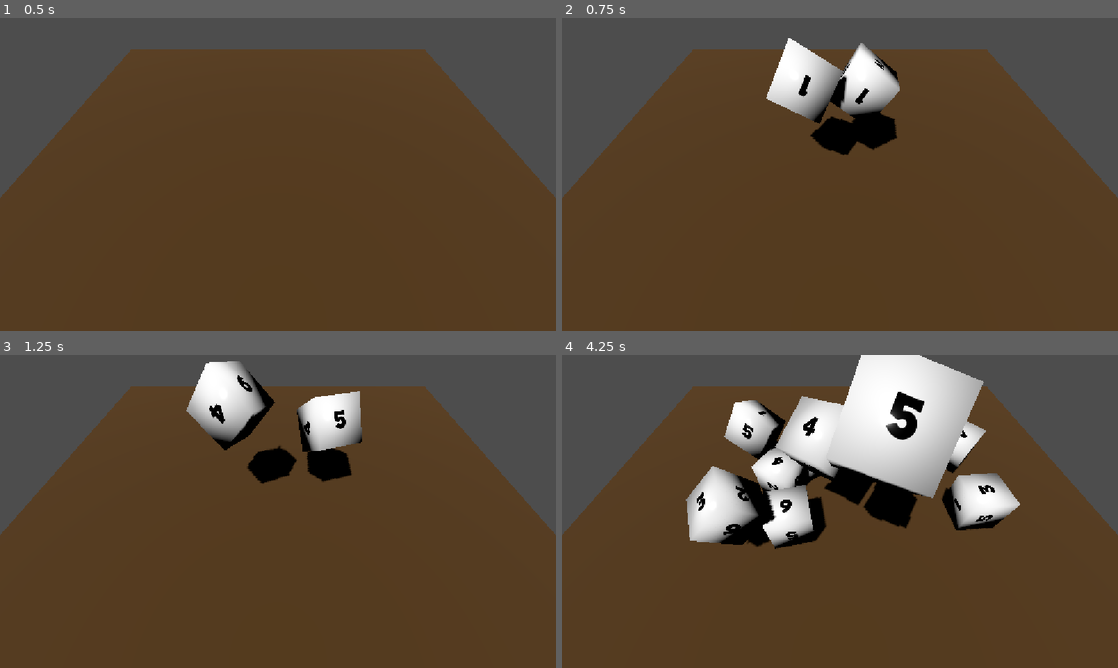
Above: before the commit, frames 1-4 (two rows, left to right).
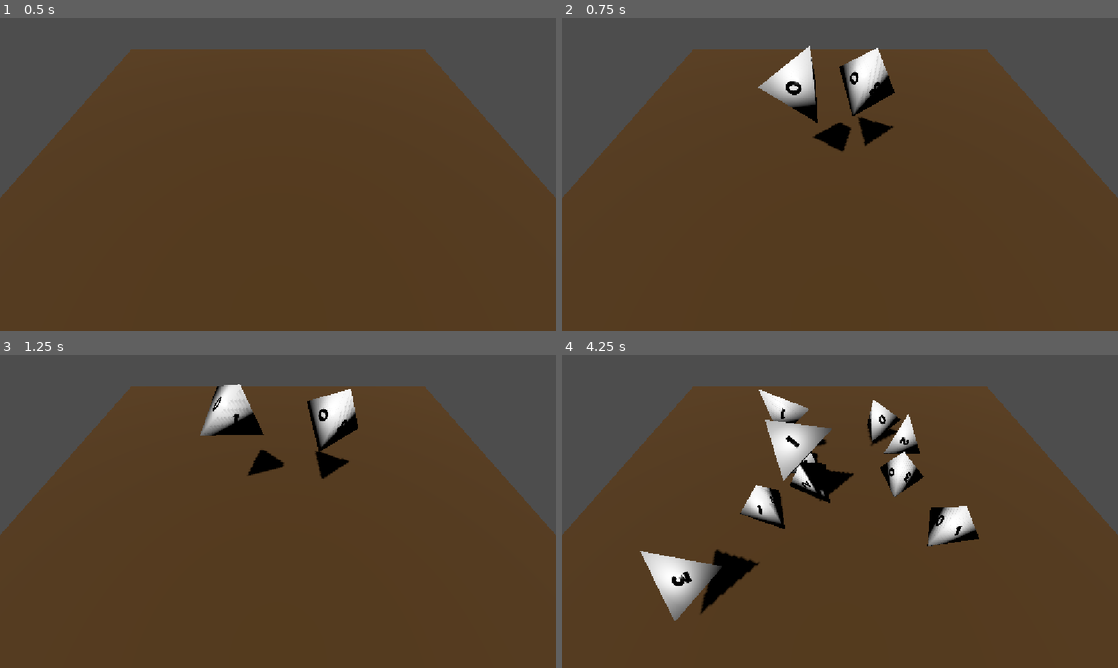
Above: after the commit, the same moments.

Repository: MagicNube/Burn-The-Dice
Game: Godot game, scene res://modules/environment/table.tscn
Same seed, same stepped clock (60 frames per second), same inputs: the game is played once before the commit and once after it.
Inputs (mouse positions are in pixels of both pictures, inside the frame that each line leads up to):
- Up to frame 1 (0.5 s): no input
- Up to frame 2 (0.75 s): tap Enter (ui_accept) at 0.5 s; move the mouse to (962, 158) at 0.52 s; hold Enter (ui_accept) from 0.53 s (still down); click (962, 158) at 0.67 s
- Up to frame 3 (1.25 s): keep holding Enter (ui_accept)
- Up to frame 4 (4.25 s): move the mouse to (728, 527) at 1.27 s; release Enter (ui_accept) at 1.28 s; tap Enter (ui_accept) at 1.35, 1.52, 1.82, 2.85, 3.02, 3.32 s; click (728, 527) at 1.42 s; move the mouse to (895, 442) at 2.02 s; hold Enter (ui_accept) 2.03-2.78 s; click (895, 442) at 2.17 s; move the mouse to (812, 574) at 2.77 s; click (812, 574) at 2.92 s; move the mouse to (1006, 558) at 3.52 s; hold Enter (ui_accept) from 3.53 s (still down); click (1006, 558) at 3.67 s

Frame 1 is identical in both runs. In frame 2, 4.0% of the frame differs, in the area x 35-61%, y 6-44%; in frame 3, 4.7%; in frame 4, 24%, in the area x 14-83%, y 0-85%.

Commit message:
wip Dibujar correctamente las caras del d4

Diff:
--- /dev/null
+++ b/core/enums/die_type.gd
@@ -0,0 +1,9 @@
+class_name DieType
+enum Type
+
+{
+	D4,
+	D6,
+	D8,
+	D10
+}
--- /dev/null
+++ b/core/enums/element.gd
@@ -0,0 +1,9 @@
+class_name Element
+
+enum Type
+
+{
+	FIRE,
+	WATER,
+	NEUTRAL
+}
--- /dev/null
+++ b/modules/dice/data/blueprints/d10.tres
@@ -0,0 +1,11 @@
+[gd_resource type="Resource" script_class="DieBlueprint" format=3 uid="uid://4x4hfeop7xyu"]
+
+[ext_resource type="Script" uid="uid://c3wkq3a6r4xe6" path="res://modules/dice/data/blueprints/die_blueprint.gd" id="1_kgql4"]
+
+[resource]
+script = ExtResource("1_kgql4")
+die_name = "D10 TEST"
+die_type = 1
+is_combustible = false
+faces = Array[String](["1", "2", "3", "4", "5", "6", "6", "7", "8", "9"])
+metadata/_custom_type_script = "uid://c3wkq3a6r4xe6"
--- /dev/null
+++ b/modules/dice/data/blueprints/d8.tres
@@ -0,0 +1,10 @@
+[gd_resource type="Resource" script_class="DieBlueprint" format=3 uid="uid://5dhlxjjtmlhd"]
+
+[ext_resource type="Script" uid="uid://c3wkq3a6r4xe6" path="res://modules/dice/data/blueprints/die_blueprint.gd" id="1_mq4r8"]
+
+[resource]
+script = ExtResource("1_mq4r8")
+die_name = "D8 TEST"
+die_type = 2
+faces = Array[String](["1", "2", "3", "4", "5", "6", "7", "8"])
+metadata/_custom_type_script = "uid://c3wkq3a6r4xe6"
--- /dev/null
+++ b/modules/dice/data/blueprints/dado_ascuas.tres
@@ -0,0 +1,11 @@
+[gd_resource type="Resource" script_class="DieBlueprint" format=3 uid="uid://dq51wrd478l80"]
+
+[ext_resource type="Script" uid="uid://c3wkq3a6r4xe6" path="res://modules/dice/data/blueprints/die_blueprint.gd" id="1_j3u0o"]
+
+[resource]
+script = ExtResource("1_j3u0o")
+die_name = "Dado de Ascuas"
+die_type = 1
+is_combustible = false
+faces = Array[String](["1", "2", "3", "4", "5", "6"])
+metadata/_custom_type_script = "uid://c3wkq3a6r4xe6"
--- /dev/null
+++ b/modules/dice/data/blueprints/dado_base_agua.tres
@@ -0,0 +1,9 @@
+[gd_resource type="Resource" script_class="DieBlueprint" format=3 uid="uid://bvvh5lndmtthu"]
+
+[ext_resource type="Script" uid="uid://c3wkq3a6r4xe6" path="res://modules/dice/data/blueprints/die_blueprint.gd" id="1_v2pqy"]
+
+[resource]
+script = ExtResource("1_v2pqy")
+die_name = "Dado Base de Fuego"
+faces = Array[String](["1", "2", "3", "4"])
+metadata/_custom_type_script = "uid://c3wkq3a6r4xe6"
--- /dev/null
+++ b/modules/dice/data/blueprints/dado_base_fuego.tres
@@ -0,0 +1,10 @@
+[gd_resource type="Resource" script_class="DieBlueprint" format=3 uid="uid://bkapncxjx52tq"]
+
+[ext_resource type="Script" uid="uid://c3wkq3a6r4xe6" path="res://modules/dice/data/blueprints/die_blueprint.gd" id="1_6plo2"]
+
+[resource]
+script = ExtResource("1_6plo2")
+die_name = "Dado Base de Agua"
+element = 1
+faces = Array[String](["1", "2", "3", "4"])
+metadata/_custom_type_script = "uid://c3wkq3a6r4xe6"
--- /dev/null
+++ b/modules/dice/data/blueprints/die_blueprint.gd
@@ -0,0 +1,62 @@
+class_name DieBlueprint
+extends Resource
+
+@export var die_name: String
+
+@export var die_type: DieType.Type:
+	set(value):
+		die_type = value
+		if not is_rigged:
+			faces = _default_faces()
+		notify_property_list_changed()
+
+@export var element: Element.Type
+
+@export var is_combustible: bool = true:
+	set(value):
+		is_combustible = value
+		if not value:
+			special_effect = ""
+		notify_property_list_changed()
+
+@export_multiline var special_effect: String
+
+@export var is_rigged: bool = false:
+	set(value):
+		is_rigged = value
+		if value and faces.is_empty():
+			faces = _default_faces()
+		notify_property_list_changed()
+
+@export var faces: Array[String]
+
+func get_faces() -> Array[String]:
+	if is_rigged:
+		return faces
+	return _default_faces()
+
+func _default_faces() -> Array[String]:
+	var result: Array[String] = []
+	var count: int = 0
+
+	match die_type:
+		DieType.Type.D4:
+			count = 4
+		DieType.Type.D6:
+			count = 6
+		DieType.Type.D8:
+			count = 8
+		DieType.Type.D10:
+			count = 10
+
+	for i in count:
+		result.append(str(i + 1))
+
+	return result
+
+func _validate_property(property: Dictionary) -> void:
+	if property.name == "special_effect" and not is_combustible:
+		property.usage = PROPERTY_USAGE_NO_EDITOR
+
+	if property.name == "faces" and not is_rigged:
+		property.usage = PROPERTY_USAGE_NO_EDITOR
--- a/modules/dice/data/definitions/dice_definition.gd
+++ b/modules/dice/data/definitions/dice_definition.gd
@@ -3,21 +3,13 @@
 
 @export var geometry: Array[FaceGeometry] = []
 
-func get_winning_face_id(markers: Array[MarkerFace]) -> Array[int]:
+func get_winning_face_id(markers: Array[MarkerFace]) -> int:
 	var highest = -INF
 	var winner = -1
-
-	var lowest = markers[0].global_position.y
-	var lower = markers[0]
 
 	for marker in markers:
 		if marker.global_position.y > highest:
 			highest = marker.global_position.y
 			winner = marker.id
 
-	# Temporal -> Comprobar opuestos
-		if marker.global_position.y < lowest:
-			lowest = marker.global_position.y
-			lower = marker.id
-
-	return [winner, lower]
+	return winner
--- a/modules/dice/data/registry/dice_registry.gd
+++ b/modules/dice/data/registry/dice_registry.gd
@@ -1,12 +1,12 @@
 class_name DiceRegistry
 extends RefCounted
 
-static func get_definition(type: String) -> DiceDefinition:
+static func get_definition(type: DieType.Type) -> DiceDefinition:
 	var def = DiceDefinition.new()
 	var geometry_list: Array[FaceGeometry] = []
 
 	match type:
-		"d6":
+		DieType.Type.D6:
 			geometry_list = [
 				FaceGeometry.new(Vector3(0.0000, 0.0000, 0.7004), Vector2(0.1667, 0.8333), 90.00),
 				FaceGeometry.new(Vector3(0.0000, 0.0000, -0.7004), Vector2(0.5000, 0.8333), 90.00),
@@ -15,14 +15,14 @@
 				FaceGeometry.new(Vector3(0.7004, 0.0000, 0.0000), Vector2(0.1667, 0.1667), 90.00),
 				FaceGeometry.new(Vector3(-0.7004, 0.0000, 0.0000), Vector2(0.5000, 0.1667), -180.00)
 			]
-		"d4":
+		DieType.Type.D4:
 			geometry_list = [
 				FaceGeometry.new(Vector3(-0.3914, 0.0000, 0.1218), Vector2(0.1405, 0.7636), 150.71),
 				FaceGeometry.new(Vector3(0.1957, -0.2946, 0.1218), Vector2(0.7249, 0.7342), -149.34),
 				FaceGeometry.new(Vector3(0.0000, 0.0000, -0.3655), Vector2(0.1409, 0.2808), 36.71),
 				FaceGeometry.new(Vector3(0.1957, 0.2946, 0.1218), Vector2(0.7139, 0.2361), -145.97)
 			]
-		"d8":
+		DieType.Type.D8:
 			geometry_list = [
 				FaceGeometry.new(Vector3(-0.3454, -0.3454, -0.3454), Vector2(0.0992, 0.8333), -90.00),
 				FaceGeometry.new(Vector3(0.3454, -0.3454, -0.3454), Vector2(0.3898, 0.8333), 150.00),
@@ -33,7 +33,7 @@
 				FaceGeometry.new(Vector3(-0.3454, 0.3454, 0.3454), Vector2(0.3898, 0.1667), -90.00),
 				FaceGeometry.new(Vector3(0.3454, 0.3454, -0.3454), Vector2(0.6804, 0.1667), 30.00)
 			]
-		"d10":
+		DieType.Type.D10:
 			geometry_list = [
 				FaceGeometry.new(Vector3(-0.4733, -0.3438, -0.3618), Vector2(0.6651, 0.8498), 121.70),
 				FaceGeometry.new(Vector3(0.4733, -0.3438, 0.3618), Vector2(0.1341, 0.7627), 26.58),
--- /dev/null
+++ b/modules/dice/logic/d4_logic.gd
@@ -0,0 +1,15 @@
+class_name D4Logic
+extends RefCounted
+
+static func build_face_map(bottom_face: int, face_count: int) -> Dictionary:
+	var visible: Array[int] = []
+
+	for i in range(face_count):
+		if i != bottom_face:
+			visible.append(i)
+
+	return {
+		visible[0]: [bottom_face, visible[1], visible[2]],
+		visible[1]: [bottom_face, visible[2], visible[0]],
+		visible[2]: [bottom_face, visible[0], visible[1]]
+	}
--- a/modules/dice/runtime/dice.gd
+++ b/modules/dice/runtime/dice.gd
@@ -10,10 +10,14 @@
 var _markers: Array[MarkerFace] = []
 
 func _ready() -> void:
-	definition = DiceRegistry.get_definition("d6")
-	content = DiceRegistry.create_single_value_content([1, 6, 5, 2, 3, 4])
+	sub_viewport.render_target_update_mode = SubViewport.UPDATE_ALWAYS
+	sleeping_state_changed.connect(_on_sleeping_state_changed)
 
-	sub_viewport.render_target_update_mode = SubViewport.UPDATE_ALWAYS
+func initialize(blueprint: DieBlueprint) -> void:
+	var die_type: DieType.Type = blueprint.die_type
+
+	definition = DiceRegistry.get_definition(die_type)
+	content = DiceRegistry.create_single_value_content(blueprint.get_faces())
 
 	if definition != null:
 		for geo in definition.geometry:
@@ -24,15 +28,13 @@
 			_markers.append(marker)
 
 	if definition != null and content != null:
-		face_controller.setup_faces(definition, content)
+		face_controller.setup_faces(definition, content, die_type)
 
 	var dynamic_material = StandardMaterial3D.new()
 	dynamic_material.roughness = 0.2
 	dynamic_material.metallic = 0.0
 	dynamic_material.albedo_texture = sub_viewport.get_texture()
 	mesh_instance.set_surface_override_material(0, dynamic_material)
-
-	sleeping_state_changed.connect(_on_sleeping_state_changed)
 
 func _input_event(_camera: Node, event: InputEvent, _event_position: Vector3, _normal: Vector3, _shape_idx: int) -> void:
 	if event is InputEventMouseButton and event.pressed and event.button_index == MOUSE_BUTTON_LEFT:
@@ -49,10 +51,9 @@
 		_is_rolling = false
 		if definition == null or content == null: return
 
-		var winner_id = definition.get_winning_face_id(_markers)[0]
-		var loser_id = definition.get_winning_face_id(_markers)[1]
+		var resultados = definition.get_winning_face_id(_markers)
+		var winner_id = resultados
 
 		if winner_id != -1 and winner_id < content.faces.size():
 			var result = content.faces[winner_id].values
-			var opposite = content.faces[loser_id].values
-			print("🎲 Resultado ID ", winner_id, ": ", result, "Cara Opuesta:", opposite)
+			print("🎲 Resultado ID ", winner_id, ": ", result)
--- a/modules/dice/scenes/d10.tscn
+++ b/modules/dice/scenes/d10.tscn
@@ -20,8 +20,9 @@
 [sub_resource type="ConvexPolygonShape3D" id="ConvexPolygonShape3D_8cbfa"]
 points = PackedVector3Array(0.009659788, 0.9547087, 0.051795576, -0.8629468, -0.4514206, -0.007765386, 0.6973228, -0.44 …(1075 unchanged characters)…
 
-[node name="Dice" type="RigidBody3D" unique_id=1600995798 node_paths=PackedStringArray("sub_viewport", "face_controller")]
+[node name="Dice" type="RigidBody3D" unique_id=1600995798 node_paths=PackedStringArray("mesh_instance", "sub_viewport", "face_controller")]
 script = ExtResource("1_8cbfa")
+mesh_instance = NodePath("d10_dice/1d10")
 sub_viewport = NodePath("SubViewport")
 face_controller = NodePath("SubViewport/FaceController")
 definition = SubResource("Resource_180xf")
--- a/modules/dice/scenes/d4.tscn
+++ b/modules/dice/scenes/d4.tscn
@@ -20,8 +20,9 @@
 [sub_resource type="ConvexPolygonShape3D" id="ConvexPolygonShape3D_snvwt"]
 points = PackedVector3Array(1.1945286, -0.35129023, 0.027947286, 1.1945286, -0.35129023, -0.027947286, -0.58409303, -0. …(1047 unchanged characters)…
 
-[node name="Dice" type="RigidBody3D" unique_id=1600995798 node_paths=PackedStringArray("sub_viewport", "face_controller")]
+[node name="Dice" type="RigidBody3D" unique_id=1600995798 node_paths=PackedStringArray("mesh_instance", "sub_viewport", "face_controller")]
 script = ExtResource("1_snvwt")
+mesh_instance = NodePath("d4_dice/1d4")
 sub_viewport = NodePath("SubViewport")
 face_controller = NodePath("SubViewport/FaceController")
 definition = SubResource("Resource_180xf")
--- a/modules/dice/scenes/d6.tscn
+++ b/modules/dice/scenes/d6.tscn
@@ -20,8 +20,9 @@
 [sub_resource type="ConvexPolygonShape3D" id="ConvexPolygonShape3D_h0l5x"]
 points = PackedVector3Array(-0.7003613, -0.7004, -0.7004, 0.70036787, 0.7004, 0.7004, 0.70036787, 0.7004, -0.7004, -0.7003613, 0.7004, 0.7004, 0.70036787, -0.7004, 0.7004, -0.7003613, 0.7004, -0.7004, 0.70036787, -0.7004, -0.7004, -0.7003613, -0.7004, 0.7004)
 
-[node name="Dice" type="RigidBody3D" unique_id=1600995798 node_paths=PackedStringArray("sub_viewport", "face_controller")]
+[node name="Dice" type="RigidBody3D" unique_id=1600995798 node_paths=PackedStringArray("mesh_instance", "sub_viewport", "face_controller")]
 script = ExtResource("1_h0l5x")
+mesh_instance = NodePath("d6_dice/1d6")
 sub_viewport = NodePath("SubViewport")
 face_controller = NodePath("SubViewport/FaceController")
 definition = SubResource("Resource_180xf")
--- a/modules/dice/scenes/d8.tscn
+++ b/modules/dice/scenes/d8.tscn
@@ -20,8 +20,9 @@
 [sub_resource type="ConvexPolygonShape3D" id="ConvexPolygonShape3D_7lobw"]
 points = PackedVector3Array(-0.36586523, -0.64007324, -0.030361468, 0.030367063, 0.9755658, 0.030367063, 0.030367063, 0 …(872 unchanged characters)…
 
-[node name="Dice" type="RigidBody3D" unique_id=1600995798 node_paths=PackedStringArray("sub_viewport", "face_controller")]
+[node name="Dice" type="RigidBody3D" unique_id=1600995798 node_paths=PackedStringArray("mesh_instance", "sub_viewport", "face_controller")]
 script = ExtResource("1_fq1p0")
+mesh_instance = NodePath("d8_dice/1d8")
 sub_viewport = NodePath("SubViewport")
 face_controller = NodePath("SubViewport/FaceController")
 definition = SubResource("Resource_180xf")
--- a/modules/dice/ui/face_controller.gd
+++ b/modules/dice/ui/face_controller.gd
@@ -3,41 +3,97 @@
 @export var custom_font: Font
 var definition: DiceDefinition
 var content: DiceContent
+var die_type: DieType.Type
 var text_size_ratio: float = 0.15
 
-func setup_faces(def: DiceDefinition, cont: DiceContent) -> void:
+func setup_faces(def: DiceDefinition, cont: DiceContent, p_type: DieType.Type) -> void:
 	definition = def
 	content = cont
+	die_type = p_type
 	queue_redraw()
 
 func _draw() -> void:
+	draw_rect(Rect2(Vector2.ZERO, get_size()), Color.WHITE)
+
+	if definition == null: return
+
+	var font = custom_font if custom_font != null else ThemeDB.fallback_font
+	var scaled_text_size = int(get_size().x * 0.15)
+
+	for geo in definition.geometry:
+		var fixed_uv = Vector2(geo.uv_center.x, 1.0 - geo.uv_center.y)
+		var pixel_center = fixed_uv * get_size()
+		var base_transform = Transform2D(deg_to_rad(-geo.rotation_deg), pixel_center)
+
+		var text_to_draw = str(geo.id)
+		var string_size = font.get_string_size(text_to_draw, HORIZONTAL_ALIGNMENT_CENTER, -1, scaled_text_size)
+		var ascent = font.get_ascent(scaled_text_size)
+		var descent = font.get_descent(scaled_text_size)
+		var text_offset = Vector2(-string_size.x / 2.0, (ascent - descent) / 2.0)
+
+		draw_set_transform_matrix(base_transform)
+		draw_string(font, text_offset, text_to_draw, HORIZONTAL_ALIGNMENT_CENTER, -1, scaled_text_size, Color.BLACK)
+
+	draw_set_transform_matrix(Transform2D.IDENTITY)
+
+func _redraw() -> void:
 	var canvas_size = get_size()
 	draw_rect(Rect2(Vector2.ZERO, canvas_size), Color.WHITE)
 
 	if definition == null or content == null: return
 
 	var font = custom_font if custom_font != null else ThemeDB.fallback_font
-	var scaled_text_size = int(canvas_size.x * text_size_ratio)
+
+	var actual_text_ratio = text_size_ratio
+	if die_type == DieType.Type.D4:
+		actual_text_ratio = text_size_ratio * 0.7
+
+	var scaled_text_size = int(canvas_size.x * actual_text_ratio)
+	var total_faces = content.faces.size()
 
 	for geo in definition.geometry:
 		var geo_id = geo.id
 
-		if geo_id >= 0 and geo_id < content.faces.size():
+		if geo_id >= 0 and geo_id < total_faces:
 			var face_data = content.faces[geo_id]
 
 			if not face_data.values.is_empty():
 				var fixed_uv = Vector2(geo.uv_center.x, 1.0 - geo.uv_center.y)
 				var pixel_center = fixed_uv * canvas_size
 
-				var transform = Transform2D(deg_to_rad(-geo.rotation_deg), pixel_center)
-				draw_set_transform_matrix(transform)
+				var base_transform = Transform2D(deg_to_rad(-geo.rotation_deg), pixel_center)
 
-				var text_to_draw = face_data.values[0]
-				var string_size = font.get_string_size(text_to_draw, HORIZONTAL_ALIGNMENT_CENTER, -1, scaled_text_size)
-				var ascent = font.get_ascent(scaled_text_size)
-				var descent = font.get_descent(scaled_text_size)
-				var offset = Vector2(-string_size.x / 2.0, (ascent - descent) / 2.0)
+				if die_type == DieType.Type.D4:
+					var radius = canvas_size.x * 0.05
 
-				draw_string(font, offset, text_to_draw, HORIZONTAL_ALIGNMENT_CENTER, -1, scaled_text_size, Color.BLACK)
+					var d4_indices: Array[int] = []
+					for j in range(4):
+						if j != geo_id:
+							d4_indices.append(j)
+
+					for i in range(3):
+						var safe_index = d4_indices[i] % total_faces
+						var text_to_draw = content.faces[safe_index].values[0]
+						var string_size = font.get_string_size(text_to_draw, HORIZONTAL_ALIGNMENT_CENTER, -1, scaled_text_size)
+						var ascent = font.get_ascent(scaled_text_size)
+						var descent = font.get_descent(scaled_text_size)
+						var text_offset = Vector2(-string_size.x / 2.0, (ascent - descent) / 2.0)
+
+						var angle = (i * (PI * 2.0 / 3.0)) - (PI / 2.0)
+						var pos_offset = Vector2(cos(angle), sin(angle)) * radius
+						var text_rot = angle + (PI / 2.0)
+
+						var local_transform = Transform2D(text_rot, pos_offset)
+						draw_set_transform_matrix(base_transform * local_transform)
+						draw_string(font, text_offset, text_to_draw, HORIZONTAL_ALIGNMENT_CENTER, -1, scaled_text_size, Color.BLACK)
+				else:
+					var text_to_draw = face_data.values[0]
+					var string_size = font.get_string_size(text_to_draw, HORIZONTAL_ALIGNMENT_CENTER, -1, scaled_text_size)
+					var ascent = font.get_ascent(scaled_text_size)
+					var descent = font.get_descent(scaled_text_size)
+					var text_offset = Vector2(-string_size.x / 2.0, (ascent - descent) / 2.0)
+
+					draw_set_transform_matrix(base_transform)
+					draw_string(font, text_offset, text_to_draw, HORIZONTAL_ALIGNMENT_CENTER, -1, scaled_text_size, Color.BLACK)
 
 	draw_set_transform_matrix(Transform2D.IDENTITY)
--- a/modules/environment/table.gd
+++ b/modules/environment/table.gd
@@ -1,6 +1,11 @@
 extends Node3D
 
-@export var dice_scene: PackedScene
+@export var dice_pool: Array[DieBlueprint] = []
+
+@export var d4_scene: PackedScene
+@export var d6_scene: PackedScene
+@export var d8_scene: PackedScene
+@export var d10_scene: PackedScene
 
 @export var spawn_height: float = 3.0
 @export var impulse_min: Vector3 = Vector3(-2.0, 3.0, -2.0)
@@ -13,13 +18,32 @@
 		roll_dice()
 
 func roll_dice() -> void:
-	if not dice_scene:
+	if dice_pool.is_empty():
 		return
 
-	var new_dice = dice_scene.instantiate() as RigidBody3D
+
+	var random_blueprint = dice_pool[0]
+	var selected_scene: PackedScene
+
+	match random_blueprint.die_type:
+		DieType.Type.D4:
+			selected_scene = d4_scene
+		DieType.Type.D6:
+			selected_scene = d6_scene
+		DieType.Type.D8:
+			selected_scene = d8_scene
+		DieType.Type.D10:
+			selected_scene = d10_scene
+
+	if not selected_scene:
+		return
+
+	var new_dice = selected_scene.instantiate() as RigidBody3D
 	add_child(new_dice)
 
 	new_dice.global_position = Vector3(randf_range(-1.0, 1.0), spawn_height, randf_range(-1.0, 1.0))
+
+	new_dice.initialize(random_blueprint)
 
 	var random_impulse = Vector3(
 		randf_range(impulse_min.x, impulse_max.x),
--- a/modules/environment/table.tscn
+++ b/modules/environment/table.tscn
@@ -1,7 +1,16 @@
 [gd_scene format=3 uid="uid://5nt0hf6cqtrw"]
 
 [ext_resource type="Script" uid="uid://bta6tefgi4mj1" path="res://modules/environment/table.gd" id="1_3x8lu"]
-[ext_resource type="PackedScene" uid="uid://cg5g7yrjborud" path="res://modules/dice/scenes/dice.tscn" id="2_180xf"]
+[ext_resource type="Script" uid="uid://c3wkq3a6r4xe6" path="res://modules/dice/data/blueprints/die_blueprint.gd" id="2_duevm"]
+[ext_resource type="PackedScene" uid="uid://cefsd1c1entn6" path="res://modules/dice/scenes/d4.tscn" id="2_q5i5a"]
+[ext_resource type="PackedScene" uid="uid://s6t0h36wwin3" path="res://modules/dice/scenes/d6.tscn" id="3_duevm"]
+[ext_resource type="Resource" uid="uid://bkapncxjx52tq" path="res://modules/dice/data/blueprints/dado_base_fuego.tres" id="3_qmt0u"]
+[ext_resource type="Resource" uid="uid://dq51wrd478l80" path="res://modules/dice/data/blueprints/dado_ascuas.tres" id="4_fcuam"]
+[ext_resource type="PackedScene" uid="uid://cgednorryult" path="res://modules/dice/scenes/d8.tscn" id="4_wyh6u"]
+[ext_resource type="Resource" uid="uid://5dhlxjjtmlhd" path="res://modules/dice/data/blueprints/d8.tres" id="5_4umxw"]
+[ext_resource type="PackedScene" uid="uid://nyvmsidi2div" path="res://modules/dice/scenes/d10.tscn" id="5_7n3lg"]
+[ext_resource type="Resource" uid="uid://4x4hfeop7xyu" path="res://modules/dice/data/blueprints/d10.tres" id="6_l31x8"]
+[ext_resource type="Resource" uid="uid://bvvh5lndmtthu" path="res://modules/dice/data/blueprints/dado_base_agua.tres" id="7_j1ccs"]
 
 [sub_resource type="StandardMaterial3D" id="StandardMaterial3D_vx71s"]
 albedo_color = Color(0.33437502, 0.22008668, 0.07314454, 1)
@@ -14,7 +23,11 @@
 
 [node name="Table" type="Node3D" unique_id=1372190954]
 script = ExtResource("1_3x8lu")
-dice_scene = ExtResource("2_180xf")
+dice_pool = Array[ExtResource("2_duevm")]([ExtResource("3_qmt0u"), ExtResource("4_fcuam"), ExtResource("5_4umxw"), ExtResource("6_l31x8"), ExtResource("7_j1ccs")])
+d4_scene = ExtResource("2_q5i5a")
+d6_scene = ExtResource("3_duevm")
+d8_scene = ExtResource("4_wyh6u")
+d10_scene = ExtResource("5_7n3lg")
 
 [node name="Camera3D" type="Camera3D" parent="." unique_id=780057799]
 transform = Transform3D(1, 0, 0, 0, 0.57357645, 0.81915206, 0, -0.81915206, 0.57357645, 0, 7, 5)
--- a/project.godot
+++ b/project.godot
@@ -24,6 +24,8 @@
 
 folder_colors={
 "res://assets/": "orange",
+"res://autoload/": "blue",
+"res://core/": "green",
 "res://modules/": "red",
 "res://ui/": "purple"
 }
Not shown, added: core/enums/die_type.gd.uid
Not shown, added: core/enums/element.gd.uid
Not shown, added: modules/dice/data/blueprints/die_blueprint.gd.uid
Not shown, added: modules/dice/logic/d4_logic.gd.uid
